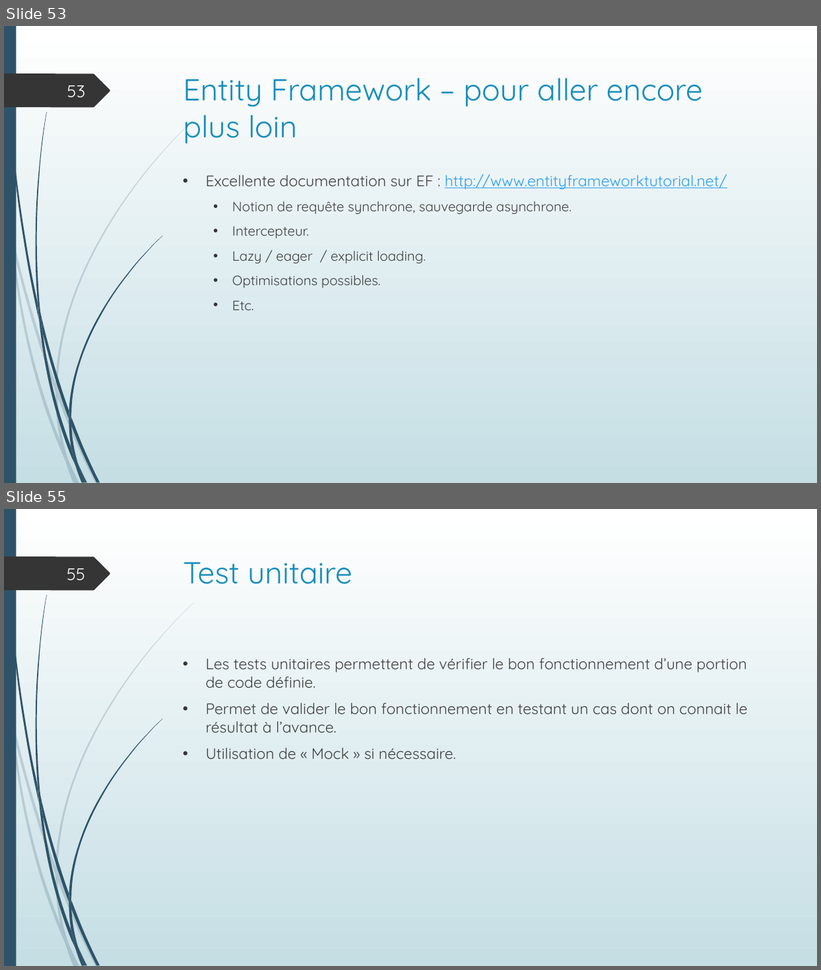
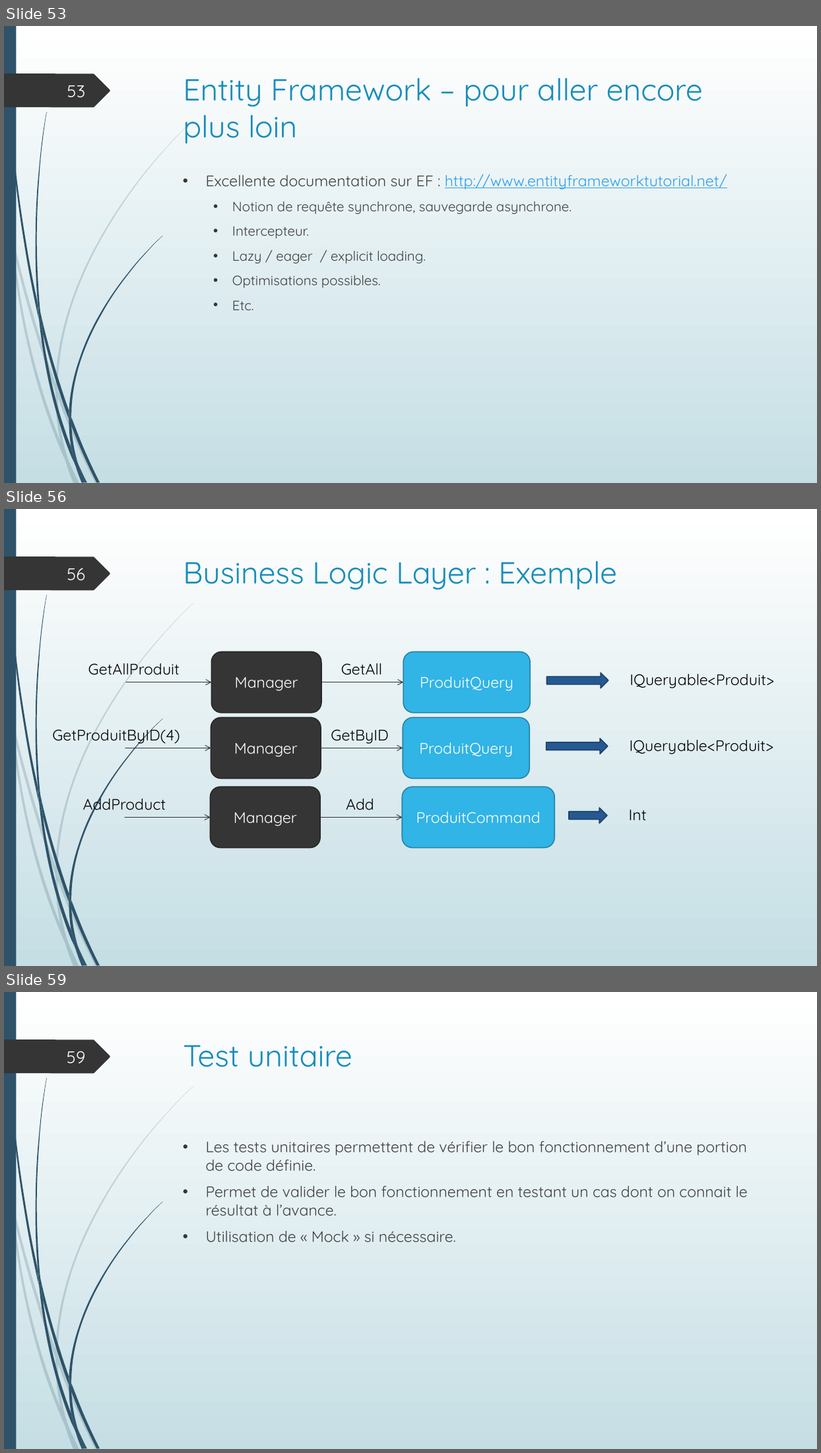
Before and after one commit to AdrienVacataireIUT/Cours, a slide deck: Cours 1er jalon.pptx. Shown one above the other, each under a label of ours: slides 53 and 55 before the commit, slides 53, 56 and 59 after it; the slides between them are not shown. The pictures are 821x970 and 821x1453 pixels, drawn with LibreOffice and Linux fonts; fonts in the diff are those of the drawing. Boxes give left, top, right and bottom in pixels: in the first picture for what was removed or moved away, otherwise in the second. Text is boxed around its words. In the diff, an @@ line names an element or a change of style, - is before the commit and + after.

```diff
--- a/Cours 1er jalon.pptx
+++ b/Cours 1er jalon.pptx
@@ slide 56 added at [4, 509, 817, 966], background gradient #FFFFFF to #C5DEE5; not listed: 24 template elements that a slide beside it also shows @@
@@ page number added at [67, 568, 85, 581], 20 pt, text #FEFFFF @@
+56
@@ title added at [183, 561, 617, 590], 36 pt, text #178DBB @@
+Business Logic Layer : Exemple
@@ text added at [88, 663, 180, 675], 18 pt, text #000000 @@
+GetAllProduit
@@ rounded rectangle added at [211, 652, 321, 713], fill #353535, outline #272727 1.25 pt, 18 pt, text #FFFFFF @@
+Manager
@@ text added at [341, 663, 382, 675], 18 pt, text #000000 @@
+GetAll
@@ rounded rectangle added at [403, 652, 531, 713], fill #31B4E6, outline #2485AA 1.25 pt, 18 pt, text #FFFFFF @@
+ProduitQuery
@@ arrow added from (126, 682) to (211, 682), #333333 0.75 pt @@
@@ arrow added from (322, 682) to (403, 682), #333333 0.75 pt @@
@@ right arrow added at [547, 673, 609, 689], fill #265991, outline #1C426B 1.25 pt @@
@@ text added at [630, 674, 774, 689], 18 pt, text #000000 @@
+IQueryable<Produit>
@@ text added at [52, 725, 180, 745], 18 pt, text #000000 @@
+GetProduitByID(4)
@@ rounded rectangle added at [211, 718, 321, 779], fill #353535, outline #272727 1.25 pt, 18 pt, text #FFFFFF @@
+Manager
@@ rounded rectangle added at [403, 718, 530, 779], fill #31B4E6, outline #2485AA 1.25 pt, 18 pt, text #FFFFFF @@
+ProduitQuery
@@ text added at [331, 729, 388, 744], 18 pt, text #000000 @@
+GetByID
@@ right arrow added at [547, 739, 608, 754], fill #265991, outline #1C426B 1.25 pt @@
@@ text added at [630, 740, 774, 755], 18 pt, text #000000 @@
+IQueryable<Produit>
@@ arrow added from (125, 748) to (211, 748), #333333 0.75 pt @@
@@ arrow added from (321, 748) to (403, 748), #333333 0.75 pt @@
@@ text added at [83, 794, 166, 814], 18 pt, text #000000 @@
+AddProduct
@@ rounded rectangle added at [210, 787, 320, 848], fill #353535, outline #272727 1.25 pt, 18 pt, text #FFFFFF @@
+Manager
@@ text added at [346, 799, 374, 811], 18 pt, text #000000 @@
+Add
@@ rounded rectangle added at [403, 787, 555, 848], fill #31B4E6, outline #2485AA 1.25 pt, 18 pt, text #FFFFFF @@
+ProduitCommand
@@ arrow added from (125, 818) to (210, 818), #333333 0.75 pt @@
@@ arrow added from (321, 818) to (403, 818), #333333 0.75 pt @@
@@ right arrow added at [569, 808, 607, 823], fill #265991, outline #1C426B 1.25 pt @@
@@ text added at [629, 810, 647, 821], 18 pt, text #000000 @@
+Int
@@ what was slide 55 is now slide 59 @@
@@ page number at [67, 1051, 85, 1063]: text changed @@
-55
+59
```
Also in this commit, not shown: 1 slide changed, 3 other slides added.
